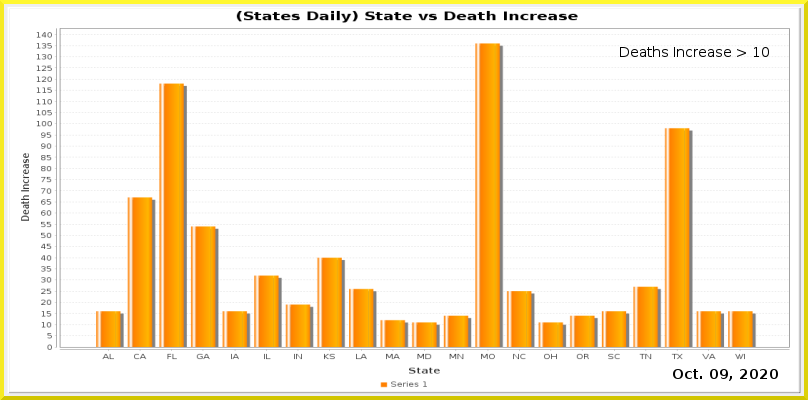
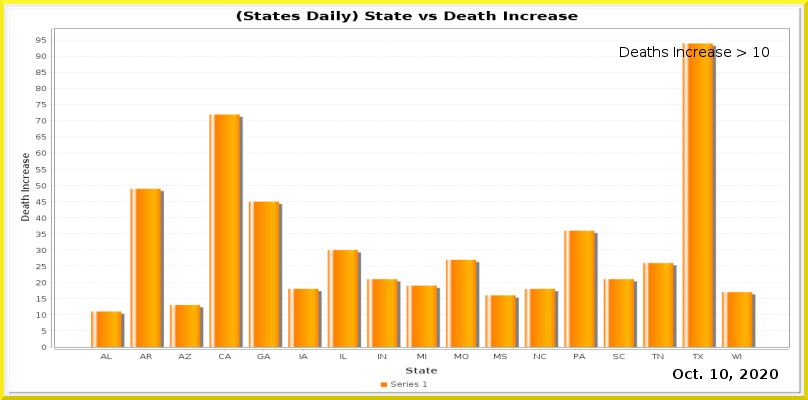
Two versions of the same layered image (808 × 400). Layer-by-layer changes:
painted on "Current Date" over [710, 369, 728, 379]
painted on "Date_vs_TestIncrease.png" over [36, 28, 789, 374]
